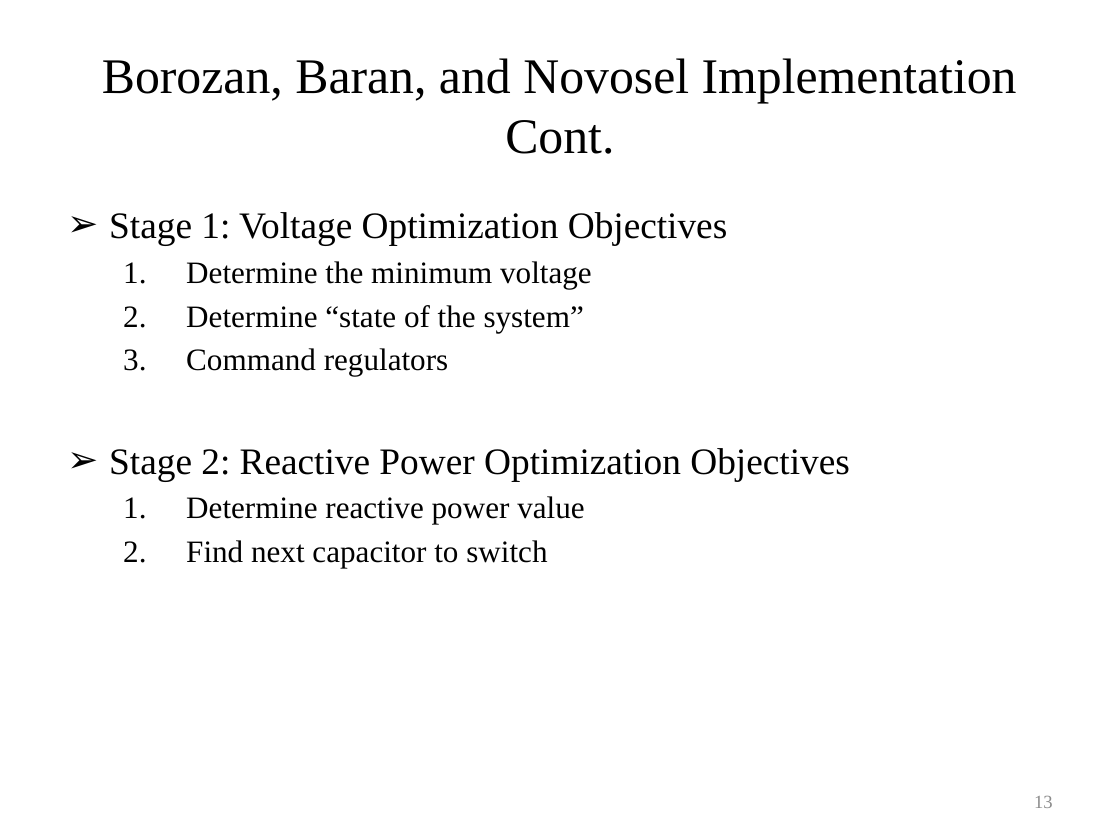
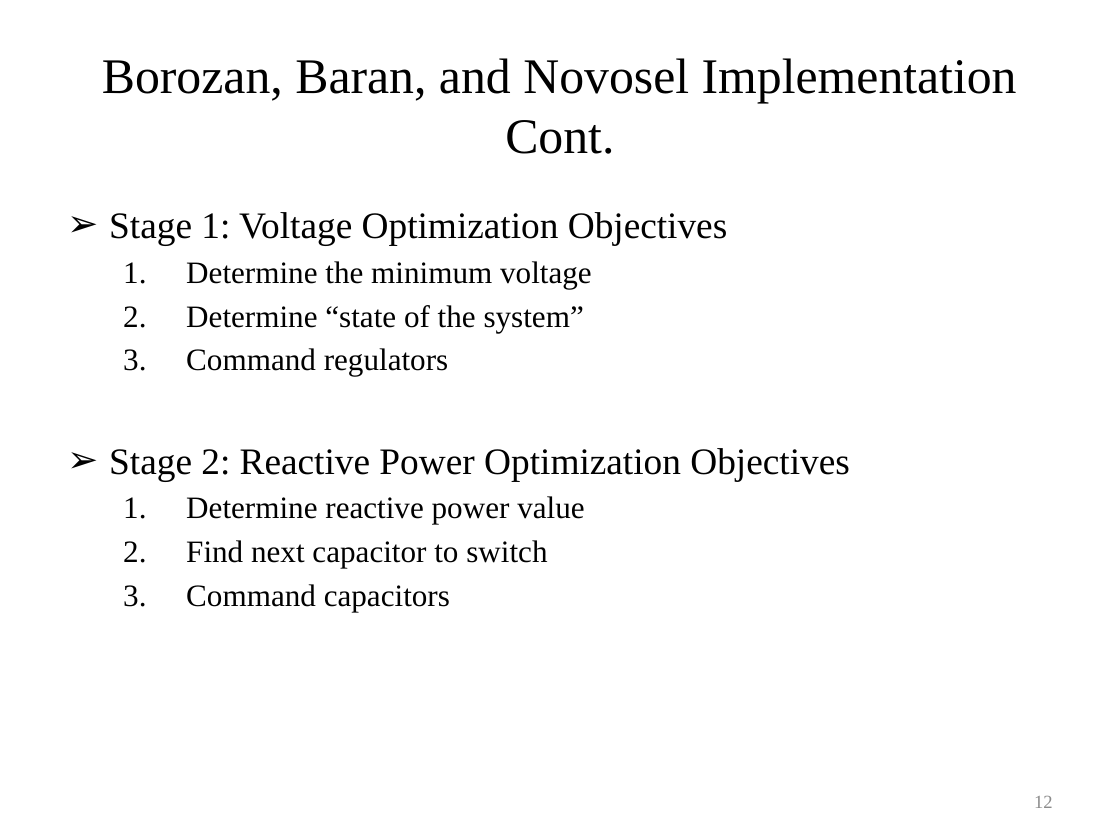
Before and after one commit to gridlab-d/course, a slide deck: slide 12 of University of Washington Class/Module 6 - Volt-VAR optimization.pptx (slide 13 before the commit). Drawn at 1120x840 pixels with LibreOffice and Linux fonts; fonts in the diff are those of the drawing. Boxes give left, top, right and bottom in pixels: in the first picture for what was removed or moved away, otherwise in the second. Text is boxed around its words. In the diff, an @@ line names an element or a change of style, - is before the commit and + after.

```diff
--- a/University of Washington Class/Module 6 - Volt-VAR optimization.pptx
+++ b/University of Washington Class/Module 6 - Volt-VAR optimization.pptx
@@ text at (x1=186, y1=584, x2=450, y2=611): paragraph added @@
+  3. Command capacitors
@@ page number at (x1=1034, y1=796, x2=1053, y2=808): text changed @@
-13
+12
```
Also in this commit, not shown: 4 other slides changed, 1 slide removed, 1 other file.
